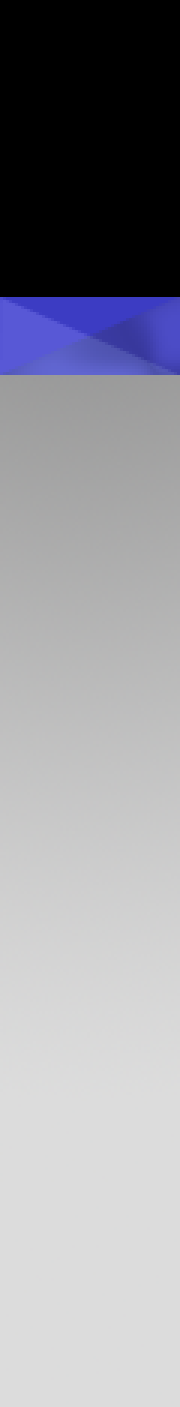
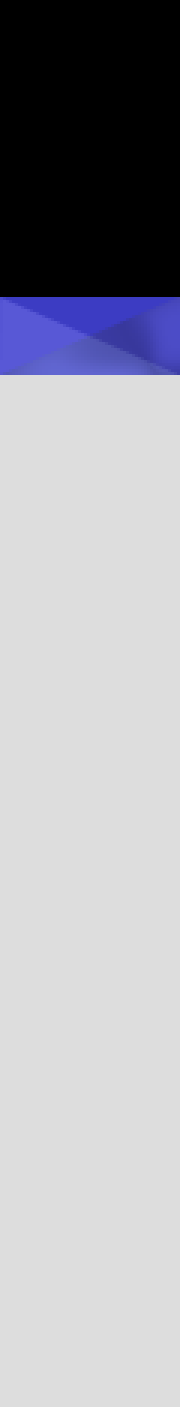
Layers edited between the first and the second w=180, h=1407 image:
added layer "Shape 6" above "Shape 4" over [0, 375, 180, 1077]
added layer "Shape 4" above "Layer 4" over [0, 375, 180, 1077]
added layer "Shape 5" above "Layer 2" over [0, 375, 180, 1077]
removed layer "Layer 1" over [0, 375, 180, 1077]
